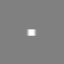
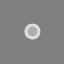
Layered file, before and after one edit (64px x 64px). Changes by layer:
"Layer 0": opacity 100% → 75%, painted on it over [25, 25, 39, 38]
